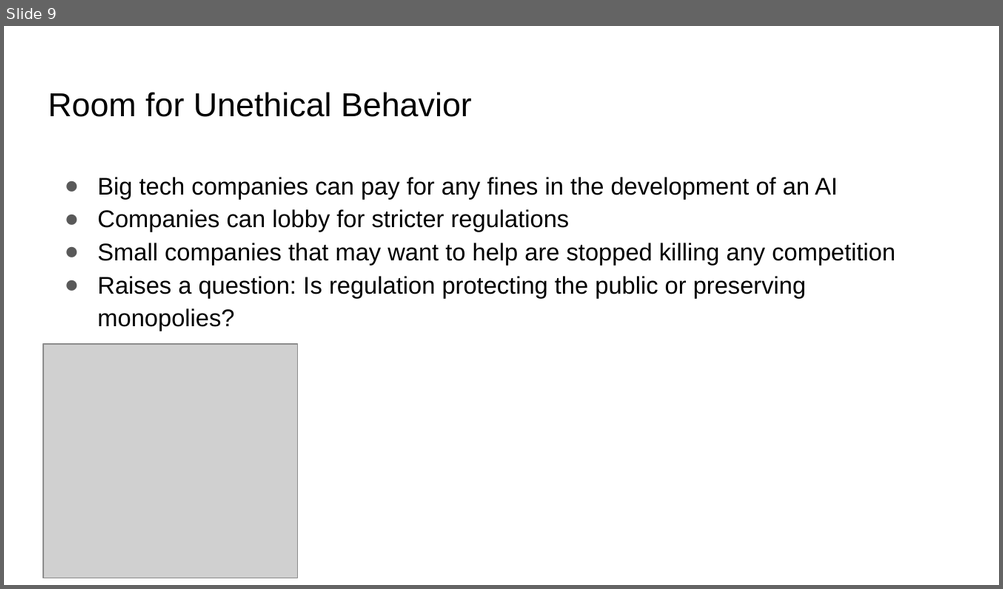
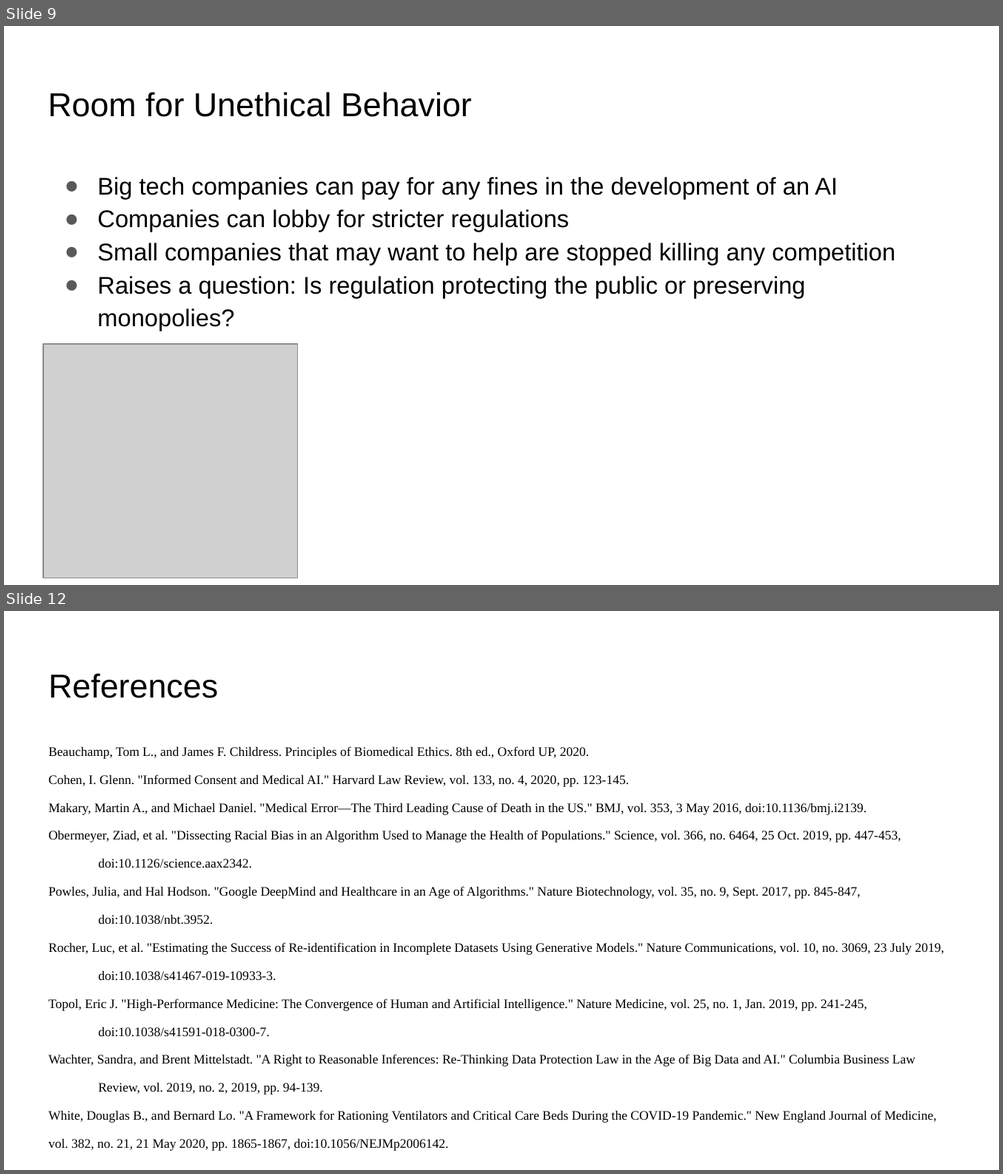
Before and after one commit to jac0bandres/screen-to-gpt, a slide deck: The_Ethics_of_AI_in_Healthcare.pptx. Shown one above the other, each under a label of ours: slide 9 before the commit, slides 9 and 12 after it; the slides between them are not shown. The pictures are 1003x589 and 1003x1174 pixels, drawn with LibreOffice and Linux fonts; fonts in the diff are those of the drawing; grey boxes stand for pictures. Boxes give left, top, right and bottom in pixels: in the first picture for what was removed or moved away, otherwise in the second. Text is boxed around its words. In the diff, an @@ line names an element or a change of style, - is before the commit and + after.

Commit message:
reference slide

```diff
--- a/The_Ethics_of_AI_in_Healthcare.pptx
+++ b/The_Ethics_of_AI_in_Healthcare.pptx
@@ slide 12 added at <box>4,611,999,1170</box>, background #FFFFFF @@
@@ title added at <box>48,673,218,698</box>, 24 pt, text #000000 @@
+References
@@ text added at <box>48,746,944,1151</box>, 9.4 pt, text #000000 @@
+Beauchamp, Tom L., and James F. Childress. Principles of Biomedical Ethics. 8th ed., Oxford UP, 2020.
+Cohen, I. Glenn. "Informed Consent and Medical AI." Harvard Law Review, vol. 133, no. 4, 2020, pp. 123-145.
+Makary, Martin A., and Michael Daniel. "Medical Error—The Third Leading Cause of Death in the US." BMJ, vol. 353, 3 May 2016, doi:10.1136/bmj.i2139.
+Obermeyer, Ziad, et al. "Dissecting Racial Bias in an Algorithm Used to Manage the Health of Populations." Science, vol. 366, no. 6464, 25 Oct. 2019, pp. 447-453, doi:10.1126/science.aax2342.
+Powles, Julia, and Hal Hodson. "Google DeepMind and Healthcare in an Age of Algorithms." Nature Biotechnology, vol. 35, no. 9, Sept. 2017, pp. 845-847, doi:10.1038/nbt.3952.
+Rocher, Luc, et al. "Estimating the Success of Re-identification in Incomplete Datasets Using Generative Models." Nature Communications, vol. 10, no. 3069, 23 July 2019, doi:10.1038/s41467-019-10933-3.
+Topol, Eric J. "High-Performance Medicine: The Convergence of Human and Artificial Intelligence." Nature Medicine, vol. 25, no. 1, Jan. 2019, pp. 241-245, doi:10.1038/s41591-018-0300-7.
+Wachter, Sandra, and Brent Mittelstadt. "A Right to Reasonable Inferences: Re-Thinking Data Protection Law in the Age of Big Data and AI." Columbia Business Law Review, vol. 2019, no. 2, 2019, pp. 94-139.
+White, Douglas B., and Bernard Lo. "A Framework for Rationing Ventilators and Critical Care Beds During the COVID-19 Pandemic." New England Journal of Medicine, vol. 382, no. 21, 21 May 2020, pp. 1865-1867, doi:10.1056/NEJMp2006142.
```
Also in this commit, not shown: 5 slides changed.
